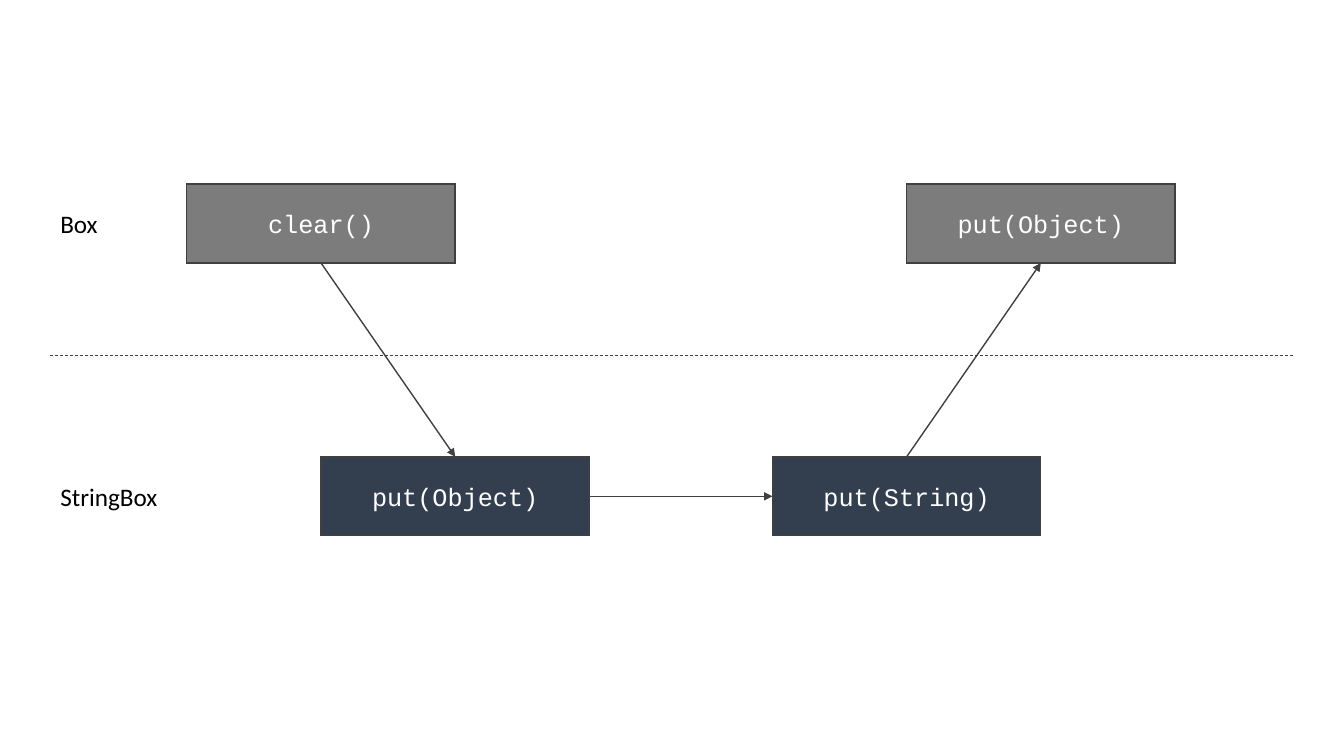
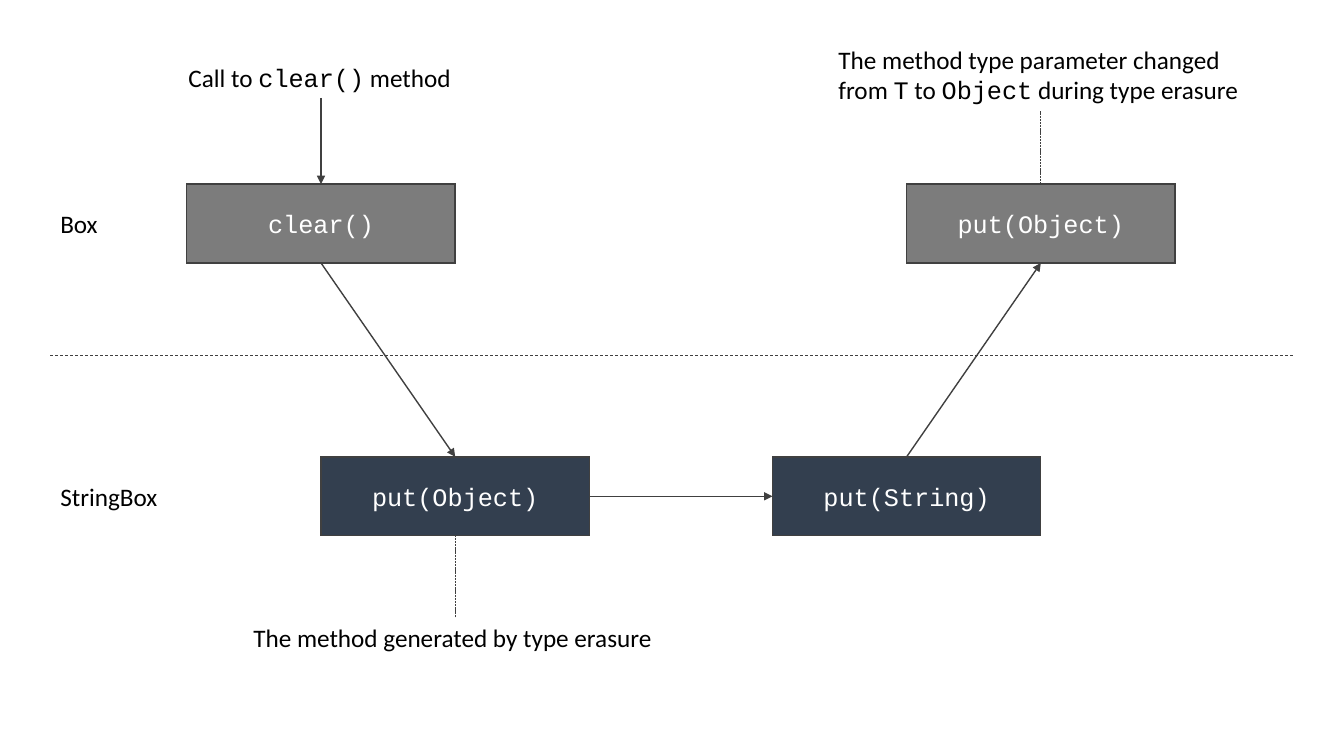
Before and after one commit to albertattard/java-boot-camp, a slide deck: slide 29 of assets/images/Images.pptx. Drawn at 1344x756 pixels with LibreOffice and Linux fonts; fonts in the diff are those of the drawing. Boxes give left, top, right and bottom in pixels: in the first picture for what was removed or moved away, otherwise in the second. Text is boxed around its words. In the diff, an @@ line names an element or a change of style, - is before the commit and + after.

```diff
--- a/assets/images/Images.pptx
+++ b/assets/images/Images.pptx
@@ text added at [838, 51, 1238, 105], 18 pt, text #000000 @@
+The method type parameter changed from T to Object during type erasure
@@ text added at [188, 68, 451, 93], 18 pt, text #000000 @@
+Call to clear() method
@@ arrow added from (321, 98) to (321, 185), #404040 1 pt @@
@@ line added from (1042, 185) to (1042, 111), #404040 0.5 pt dashed @@
@@ line added from (456, 617) to (456, 536), #404040 0.5 pt dashed @@
@@ text added at [253, 629, 651, 652], 18 pt, text #000000 @@
+The method generated by type erasure
```
Also in this commit, not shown: 1 other file.
